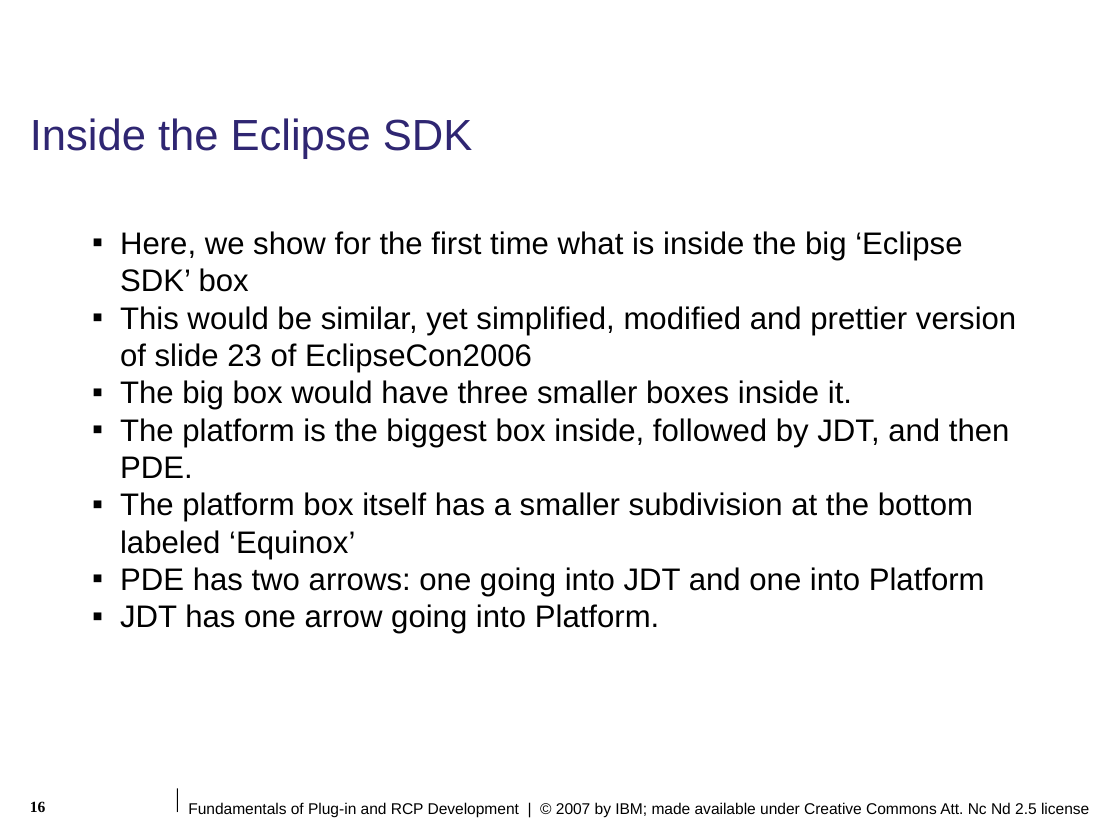
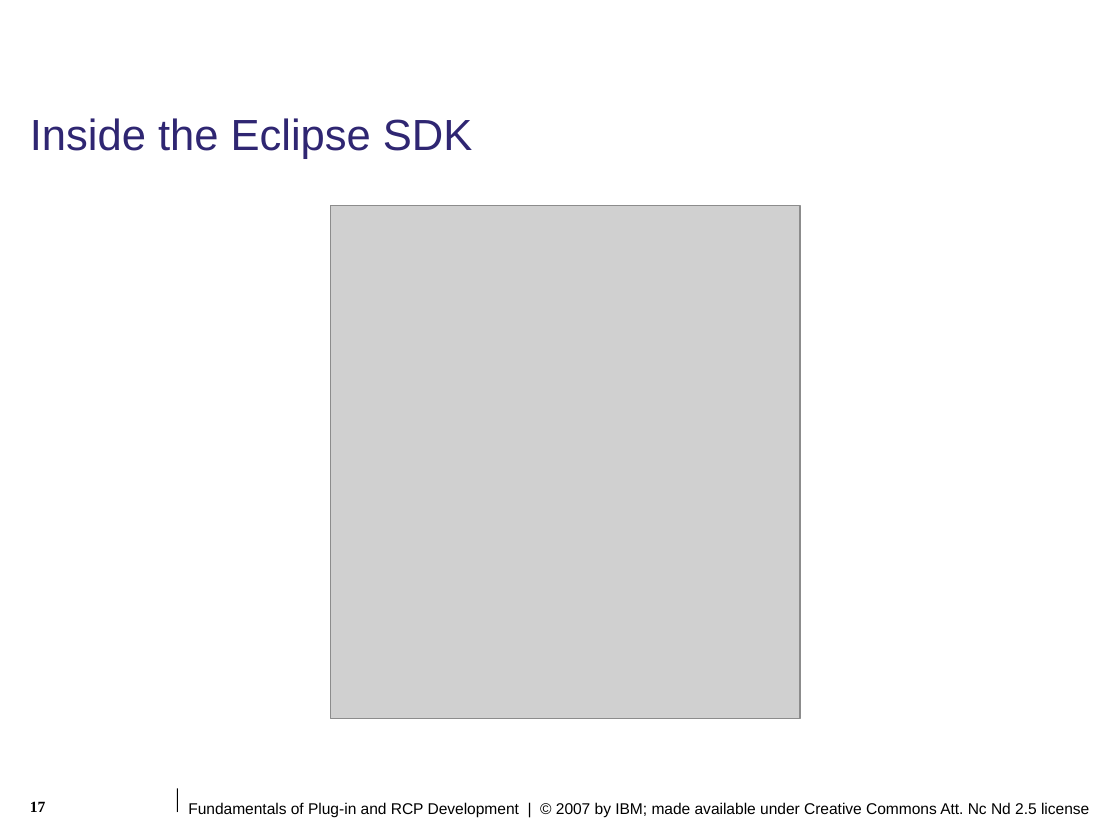
Before and after one commit to lukangping/eclipse.pde.incubator, a slide deck: slide 17 of presentations/eclipse-con/2007/slides/Fundamentals_of_Plugin_and_RCP_Development.ppt (slide 16 before the commit). Drawn at 1120x840 pixels with LibreOffice and Linux fonts; fonts in the diff are those of the drawing; grey boxes stand for pictures; background and template pictures are left out. Boxes give left, top, right and bottom in pixels: in the first picture for what was removed or moved away, otherwise in the second. Text is boxed around its words. In the diff, an @@ line names an element or a change of style, - is before the commit and + after.

Commit message:
Add images:  2007-02-15 19-38

```diff
--- a/presentations/eclipse-con/2007/slides/Fundamentals_of_Plugin_and_RCP_Development.ppt
+++ b/presentations/eclipse-con/2007/slides/Fundamentals_of_Plugin_and_RCP_Development.ppt
@@ picture added at [330,205,801,718] @@
@@ text removed at [120,231,1016,634] @@
-▪ Here, we show for the first time what is inside the big ‘Eclipse SDK’ box
-▪ This would be similar, yet simplified, modified and prettier version of slide 23 of EclipseCon2006
-▪ The big box would have three smaller boxes inside it.
-▪ The platform is the biggest box inside, followed by JDT, and then PDE.
-▪ The platform box itself has a smaller subdivision at the bottom labeled ‘Equinox’
-▪ PDE has two arrows: one going into JDT and one into Platform
-▪ JDT has one arrow going into Platform.
@@ page number at [30,801,46,812]: text changed @@
-16
+17
```
Also in this commit, not shown: 6 other slides changed, 2 slides added, 1 slide removed.
